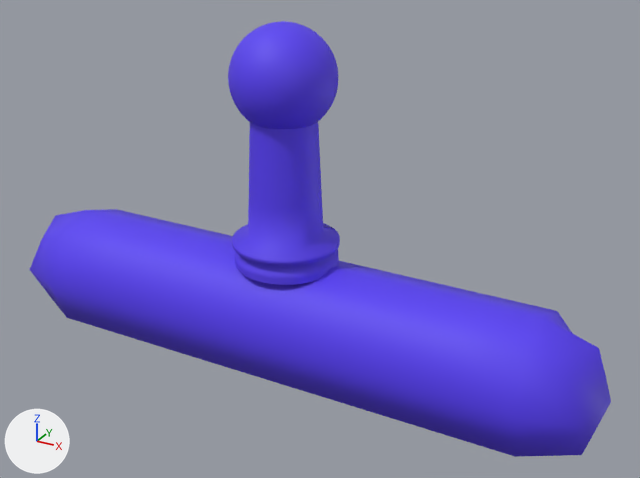
The COLLADA model models/blueBrush.dae: old version first, new version second.
Camera for both pictures: a 50 mm camera at (0.0809, -0.1335, 0.0731) aimed at (0.0071, 0.0007, 0.0059). Every picture has the same lights, and +X, +Y and +Z are marked at lower left. Where no turn or scale is listed for an object, it has been applied to the vertices.
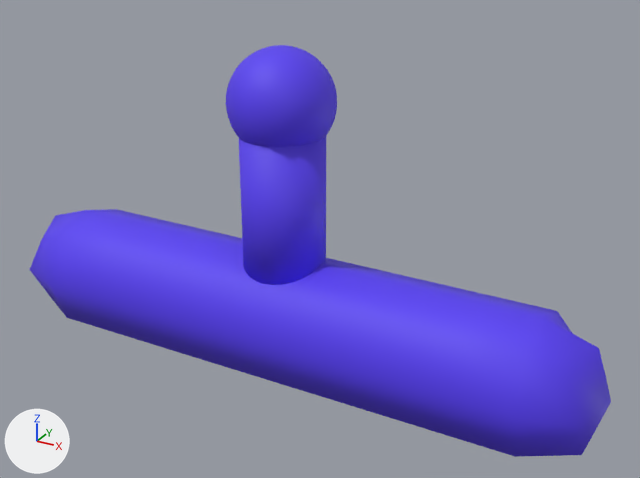
Boxes [x1, y1, x2, y2] around the edits, measured in the pictures (640 x 478 px):
'Circle_001', deleted (blue): before [228, 21, 340, 285]
'Cylinder', added (blue): after [239, 136, 326, 285]
'Sphere', added (blue): after [226, 45, 337, 147]

What changed in the scene script:
```text
Add me_cylinder_009:
    me_cylinder_009.from_pydata(...)  # 102 vertices, 150 faces; spans x -0.008..0.008, y -0.008..0.008, z -0.015..0.015
    me_cylinder_009.materials.append(mat_material_001)  # blue #583ff2
Add me_sphere_001:
    me_sphere_001.from_pydata(...)  # 1570 vertices, 1600 faces; spans x -0.01..0.01, y -0.01..0.01, z -0.01..0.01
    me_sphere_001.materials.append(mat_material_001)  # blue #583ff2
Remove ob_circle_001:
    ob_circle_001 = bpy.data.objects.new('Circle_001', me_circle_003)
    ob_circle_001.location = (0.0, 0.0, 0.0)
Add ob_cylinder:
    ob_cylinder = bpy.data.objects.new('Cylinder', me_cylinder_009)
    ob_cylinder.location = (-0.0002, -0.0002, 0.0108)
Add ob_sphere:
    ob_sphere = bpy.data.objects.new('Sphere', me_sphere_001)
    ob_sphere.location = (-0.0003, -0.0001, 0.0315)
```
